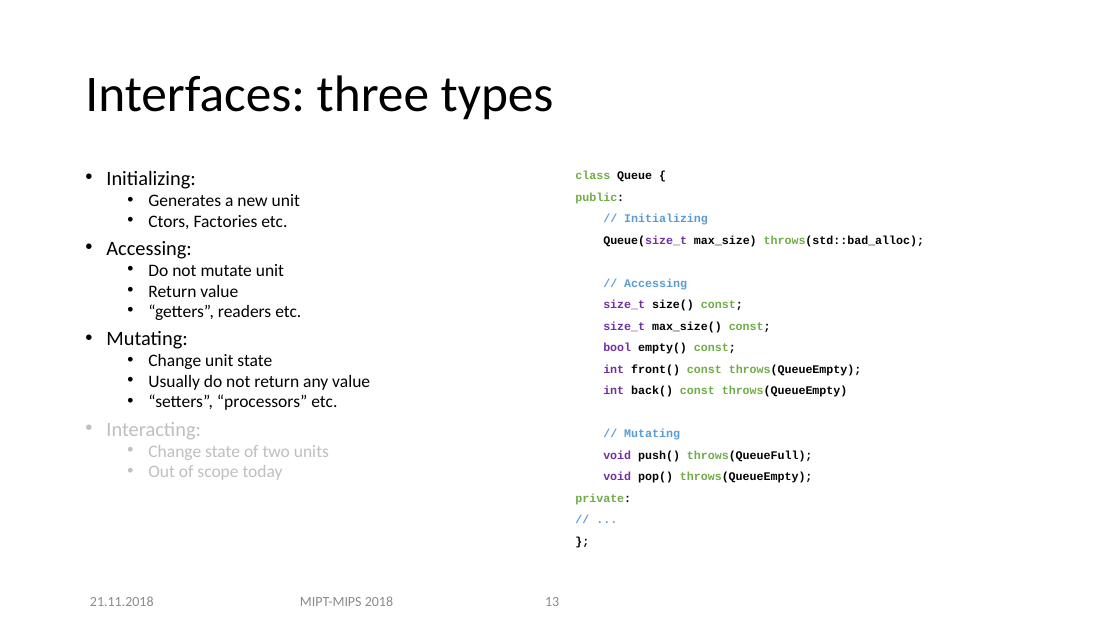
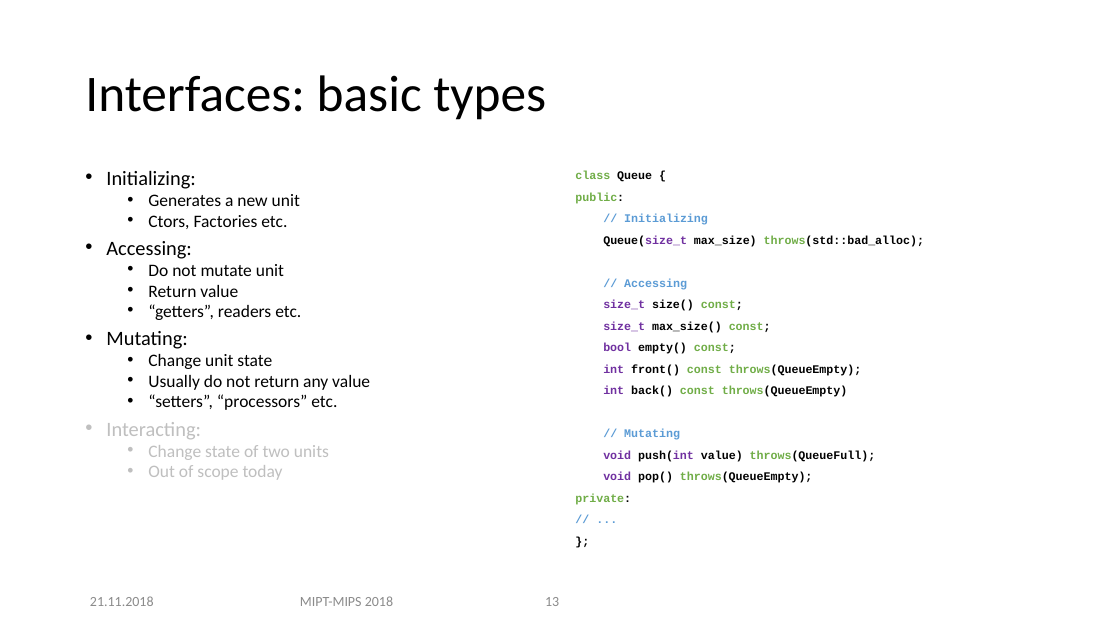
Before and after one commit to MIPT-ILab/sd-lecture, a slide deck: slide 13 of mipt-mips/2018/Lecture 5 - Unit Tests.pptx. Drawn at 1120x630 pixels with LibreOffice and Linux fonts; fonts in the diff are those of the drawing; background and template pictures are left out. Boxes give left, top, right and bottom in pixels: in the first picture for what was removed or moved away, otherwise in the second. Text is boxed around its words. In the diff, an @@ line names an element or a change of style, - is before the commit and + after.

Commit message:
Fix L5 bugs

```diff
--- a/mipt-mips/2018/Lecture 5 - Unit Tests.pptx
+++ b/mipt-mips/2018/Lecture 5 - Unit Tests.pptx
@@ title at <box>85,75,546,120</box>: text changed @@
-Interfaces: three types
+Interfaces: basic types
@@ text at <box>603,450,876,462</box>: text changed @@
-void push() throws(QueueFull);
+void push(int value) throws(QueueFull);
```
